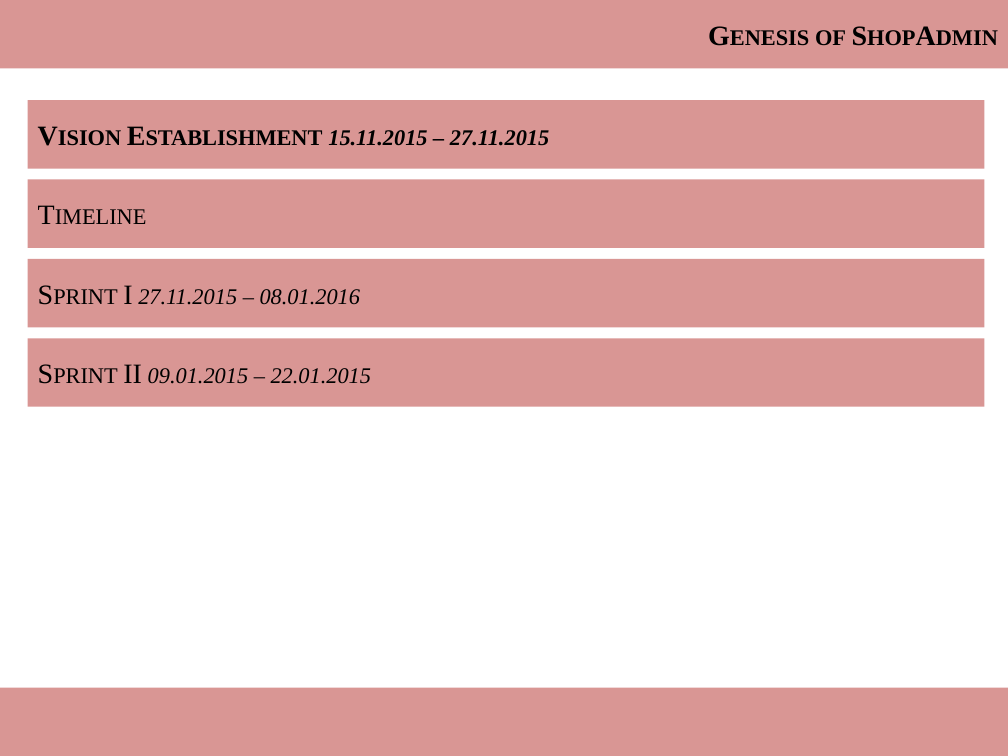
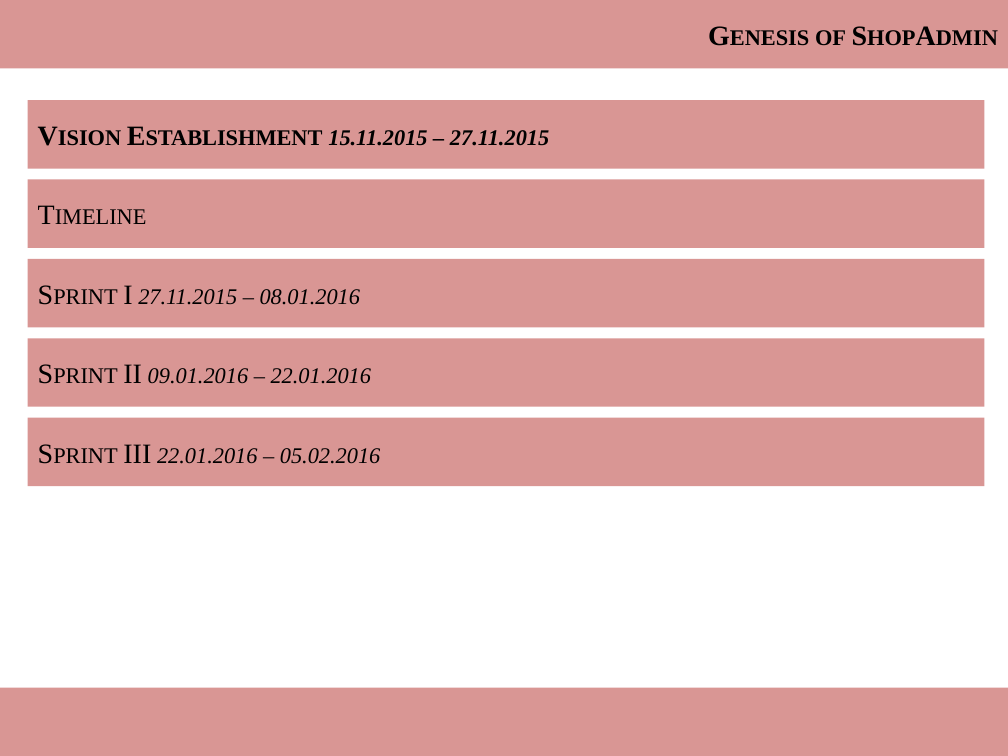
Before and after one commit to ThomasRoehl/ShopAdmin, a slide deck: slide 14 of Dokumentation/ShopAdmin_slidecollection.pptx. Drawn at 1008x756 pixels with LibreOffice and Linux fonts; fonts in the diff are those of the drawing. Boxes give left, top, right and bottom in pixels: in the first picture for what was removed or moved away, otherwise in the second. Text is boxed around its words. In the diff, an @@ line names an element or a change of style, - is before the commit and + after.

```diff
--- a/Dokumentation/ShopAdmin_slidecollection.pptx
+++ b/Dokumentation/ShopAdmin_slidecollection.pptx
@@ text in rectangle at [123, 364, 372, 384]: text changed @@
-Sprint II 09.01.2015 – 22.01.2015
+Sprint II 09.01.2016 – 22.01.2016
@@ rectangle added at [28, 417, 985, 486], fill #D99694, 20 pt, text #000000, italic, small capitals @@
+Sprint III 22.01.2016 – 05.02.2016
```
Also in this commit, not shown: 6 other slides changed, 8 slides added, 4 other files.
